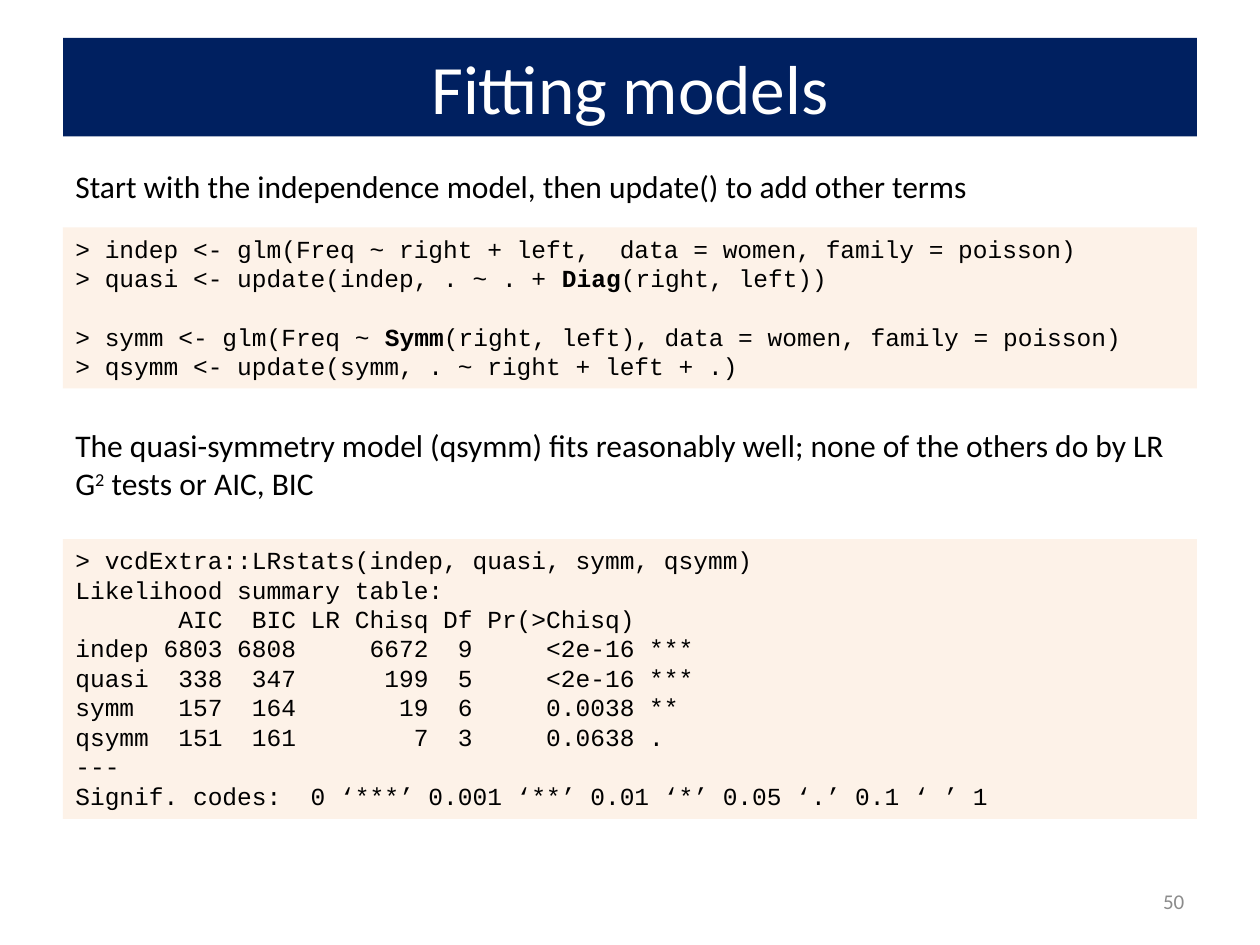
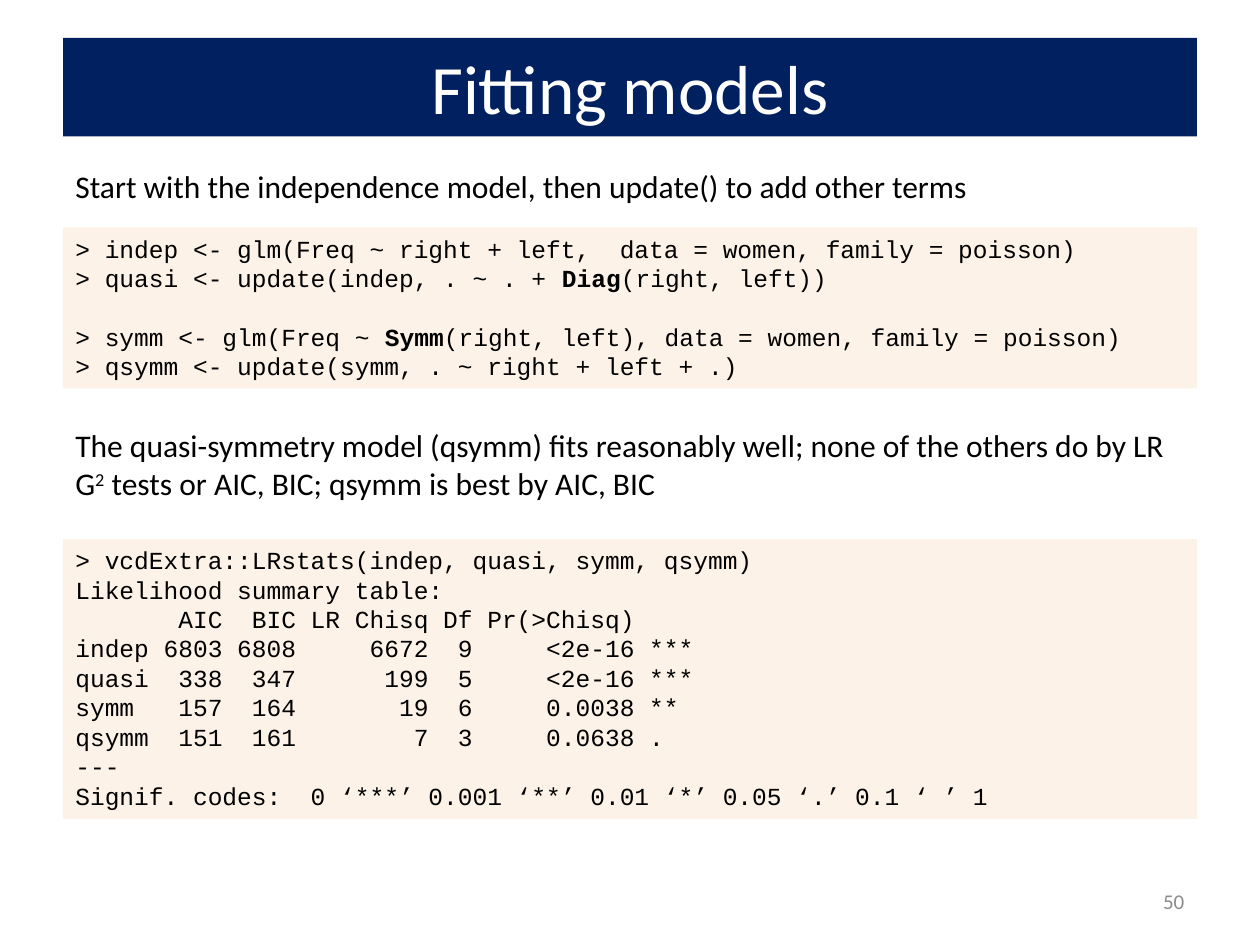
Before and after one commit to friendly/psy6136, a slide deck: slide 50 of docs/lectures/08-Loglin2.pptx. Drawn at 1260x945 pixels with LibreOffice and Linux fonts; fonts in the diff are those of the drawing. Boxes give left, top, right and bottom in pixels: in the first picture for what was removed or moved away, otherwise in the second. Text is boxed around its words. In the diff, an @@ line names an element or a change of style, - is before the commit and + after.

Commit message:
update lecture 08

```diff
--- a/docs/lectures/08-Loglin2.pptx
+++ b/docs/lectures/08-Loglin2.pptx
@@ text at [75, 434, 1163, 500]: text changed @@
-The quasi-symmetry model (qsymm) fits reasonably well; none of the others do by LR G2 tests or AIC, BIC
+The quasi-symmetry model (qsymm) fits reasonably well; none of the others do by LR G2 tests or AIC, BIC; qsymm is best by AIC, BIC
```
Also in this commit, not shown: 6 other slides changed, 18 other files.
